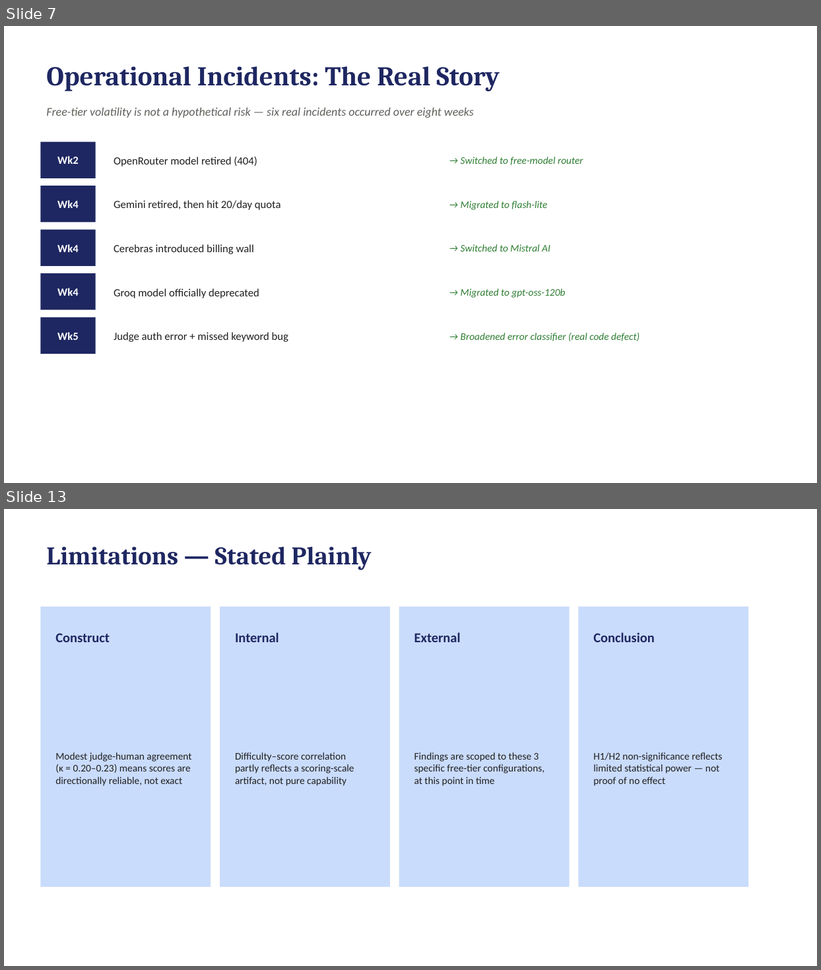
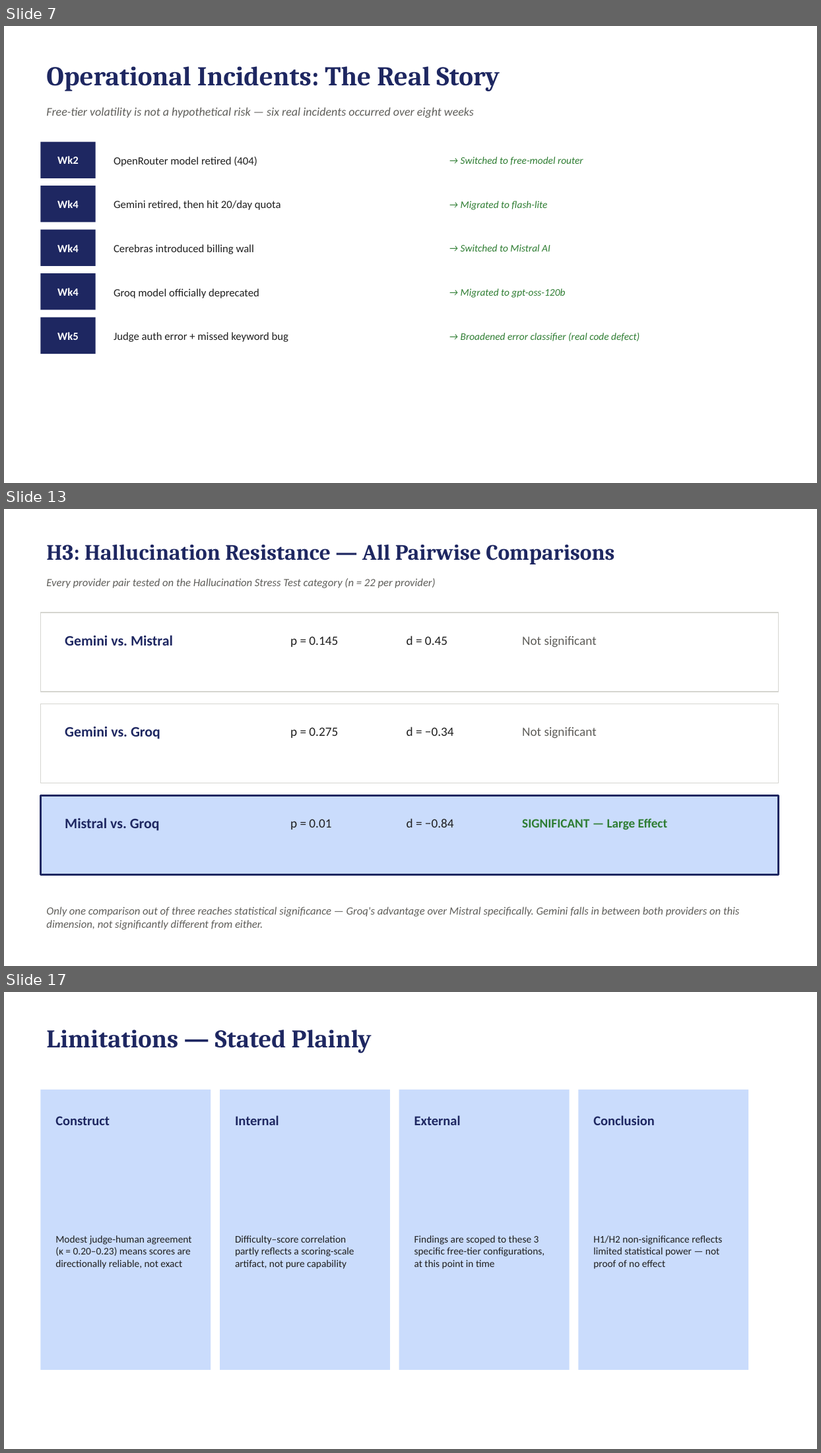
Before and after one commit to jazibasad/LLM-Benchmarking-Framework, a slide deck: 06_Final_Report/Final_Presentation.pptx. Shown one above the other, each under a label of ours: slides 7 and 13 before the commit, slides 7, 13 and 17 after it; the slides between them are not shown. The pictures are 821x970 and 821x1453 pixels, drawn with LibreOffice and Linux fonts; fonts in the diff are those of the drawing. Boxes give left, top, right and bottom in pixels: in the first picture for what was removed or moved away, otherwise in the second. Text is boxed around its words. In the diff, an @@ line names an element or a change of style, - is before the commit and + after.

```diff
--- a/06_Final_Report/Final_Presentation.pptx
+++ b/06_Final_Report/Final_Presentation.pptx
@@ slide 13 added at box(4, 509, 817, 966), background #FFFFFF @@
@@ text added at box(46, 545, 614, 564), 26 pt, text #1E2761, bold @@
+H3: Hallucination Resistance — All Pairwise Comparisons
@@ text added at box(46, 578, 435, 588), 13 pt, text #5F5E5A, italic @@
+Every provider pair tested on the Hallucination Stress Test category (n = 22 per provider)
@@ rectangle added at box(40, 613, 779, 692), fill #FFFFFF, outline #D5D5D0 1 pt @@
@@ text added at box(65, 635, 173, 646), 17 pt, text #1E2761, bold @@
+Gemini vs. Mistral
@@ text added at box(290, 636, 338, 647), 15 pt, text #1F1F1F @@
+p = 0.145
@@ text added at box(407, 636, 448, 645), 15 pt, text #1F1F1F @@
+d = 0.45
@@ text added at box(522, 636, 597, 648), 15 pt, text #5F5E5A @@
+Not significant
@@ rectangle added at box(40, 704, 779, 784), fill #FFFFFF, outline #D5D5D0 1 pt @@
@@ text added at box(65, 726, 160, 739), 17 pt, text #1E2761, bold @@
+Gemini vs. Groq
@@ text added at box(290, 727, 338, 738), 15 pt, text #1F1F1F @@
+p = 0.275
@@ text added at box(407, 727, 454, 736), 15 pt, text #1F1F1F @@
+d = −0.34
@@ text added at box(522, 727, 597, 739), 15 pt, text #5F5E5A @@
+Not significant
@@ rectangle added at box(40, 795, 779, 875), fill #CADCFC, outline #1E2761 2 pt @@
@@ text added at box(65, 818, 160, 831), 17 pt, text #1E2761, bold @@
+Mistral vs. Groq
@@ text added at box(290, 819, 331, 830), 15 pt, text #1F1F1F @@
+p = 0.01
@@ text added at box(407, 819, 454, 828), 15 pt, text #1F1F1F @@
+d = −0.84
@@ text added at box(522, 819, 667, 830), 15 pt, text #2E7D32, bold @@
+SIGNIFICANT — Large Effect
@@ text added at box(46, 907, 739, 930), 13 pt, text #5F5E5A, italic @@
+Only one comparison out of three reaches statistical significance — Groq's advantage over Mistral specifically. Gemini falls in between both providers on this dimension, not significantly different from either.
@@ what was slide 13 is now slide 17 @@
```
Also in this commit, not shown: 5 slides changed, 3 other slides added, 3 other files.
